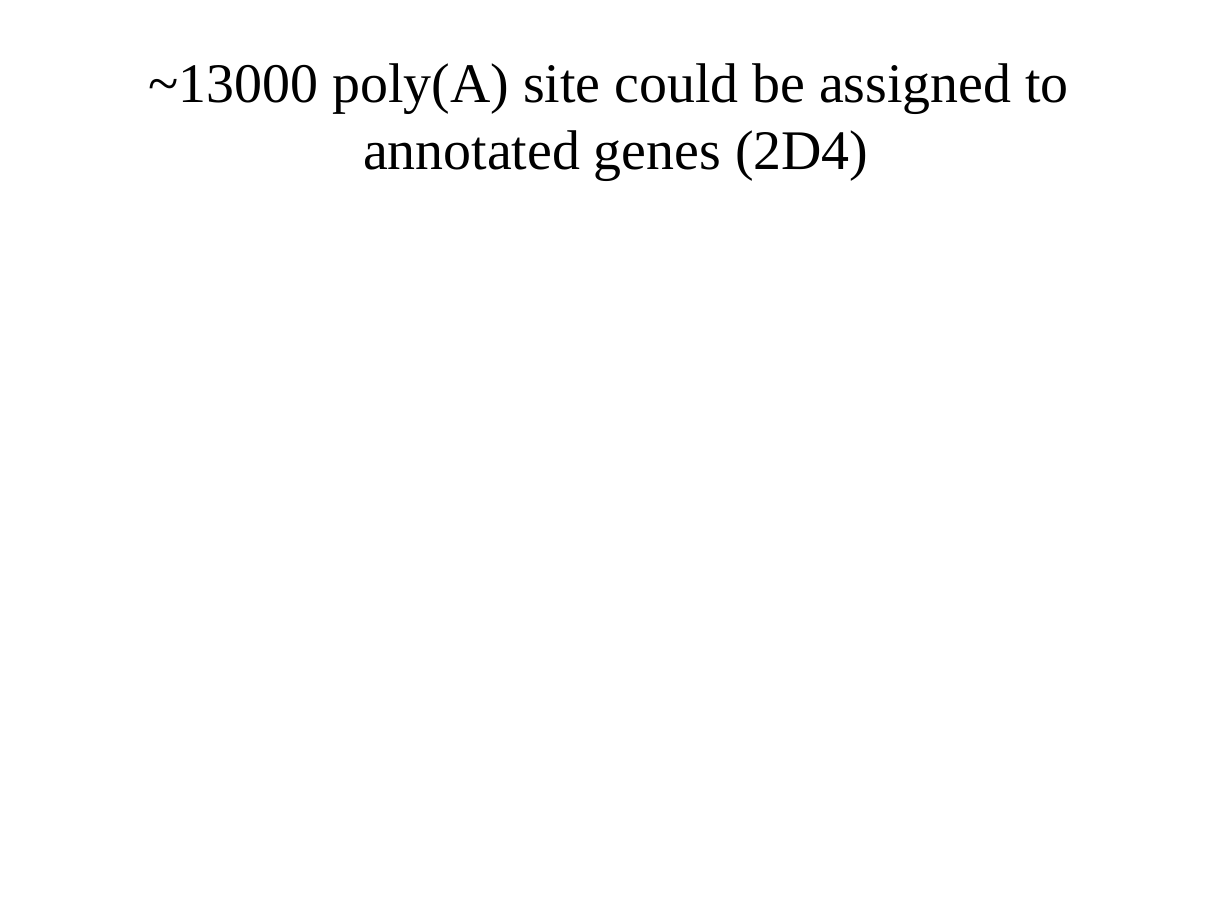
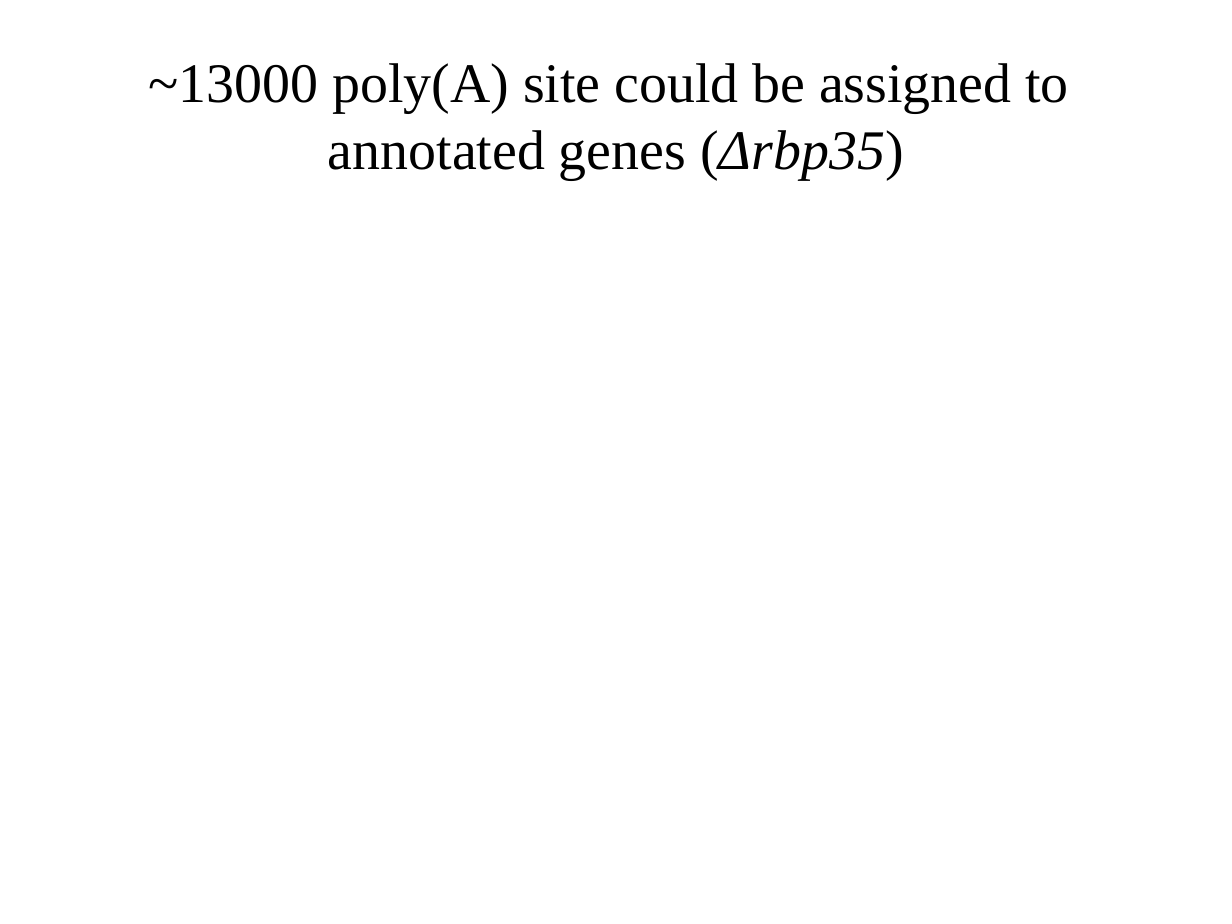
Before and after one commit to wilkinsonlab/m-oryzae-polya, a slide deck: slide 10 of doc/version_21/oryzae_presentation.odp. Drawn at 1232x924 pixels with LibreOffice and Linux fonts; fonts in the diff are those of the drawing. Boxes give left, top, right and bottom in pixels: in the first picture for what was removed or moved away, otherwise in the second. Text is boxed around its words. In the diff, an @@ line names an element or a change of style, - is before the commit and + after.

```diff
--- a/doc/version_21/oryzae_presentation.odp
+++ b/doc/version_21/oryzae_presentation.odp
@@ title at [148,63,1068,180]: text changed @@
-~13000 poly(A) site could be assigned to annotated genes (2D4)
+~13000 poly(A) site could be assigned to annotated genes (Δrbp35)
```
Also in this commit, not shown: 15 other slides changed, 1 slide added, 4 other files.
